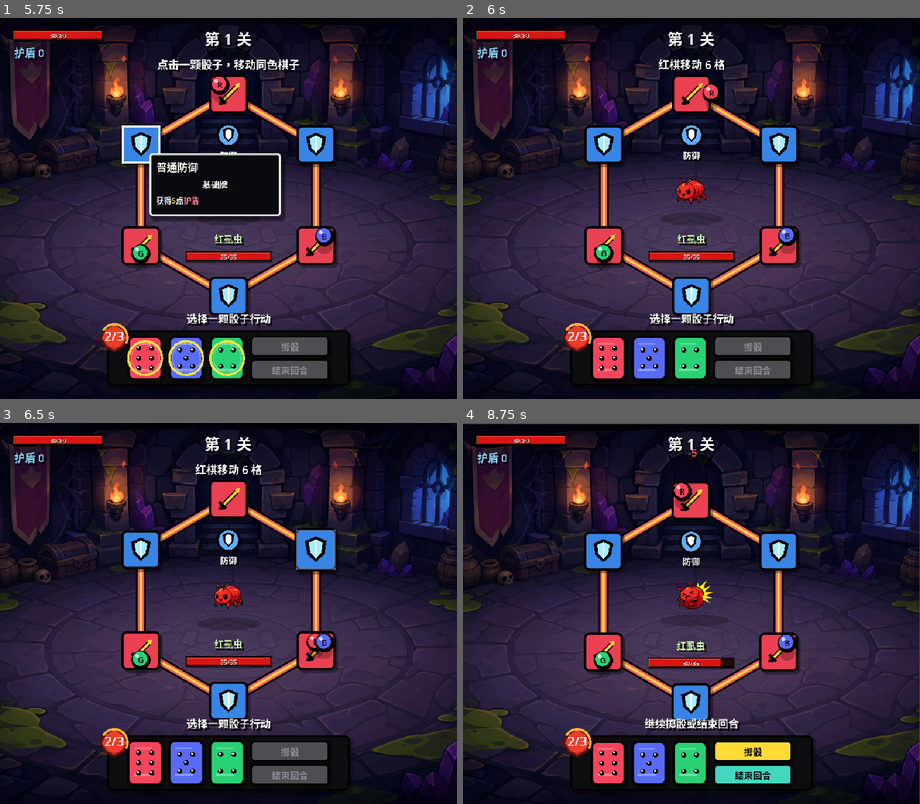
Above: before the commit, frames 1-4 (two rows, left to right).
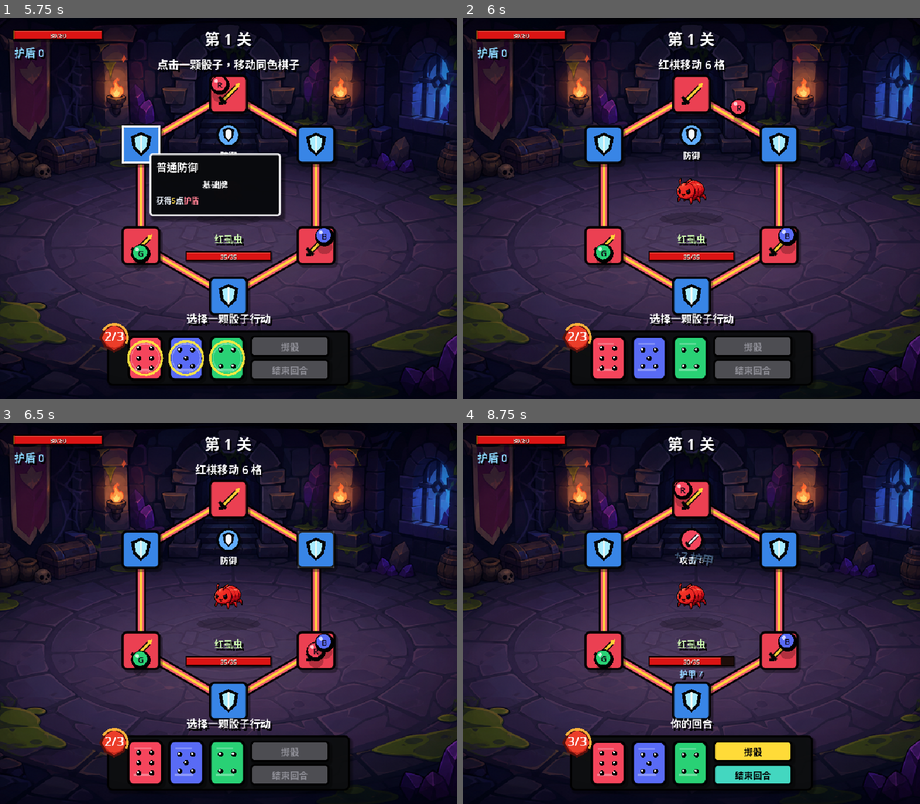
Above: after the commit, the same moments.

Repository: bloodboy326/monopolyrogue
Game: Godot game, scene res://scenes/Main.tscn
Same seed, same stepped clock (60 frames per second), same inputs: the game is played once before the commit and once after it.
Inputs (mouse positions are in pixels of both pictures, inside the frame that each line leads up to):
- Up to frame 1 (5.75 s): click "掷骰" at 0.5 s; move the mouse to (228, 94) at 1.27 s; click (228, 94) at 1.42 s; move the mouse to (315, 143) at 2.02 s; click (315, 143) at 2.17 s; move the mouse to (315, 246) at 2.77 s; click (315, 246) at 2.92 s; move the mouse to (228, 296) at 3.52 s; click (228, 296) at 3.67 s; move the mouse to (141, 246) at 4.27 s; click (141, 246) at 4.42 s; move the mouse to (141, 143) at 5.02 s; click (141, 143) at 5.17 s
- Up to frame 2 (6 s): move the mouse to (609, 357) at 5.77 s; click (609, 357) at 5.92 s
- Up to frame 3 (6.5 s): no input
- Up to frame 4 (8.75 s): move the mouse to (650, 762) at 6.52 s; click (650, 762) at 6.67 s; move the mouse to (691, 762) at 7.27 s; click (691, 762) at 7.42 s; click (750, 773) at 8 s, where only the run after the commit has a clickable "结束回合"

Frame 1 is identical in both runs. In frame 2, 0.3% of the frame differs, in the area x 52-63%, y 17-29%; in frame 3, 0.6%; in frame 4, 9.3%, in the area x 0-100%, y 0-100%.

Commit message:
Speed up pawn movement

Diff:
--- a/scripts/components/PawnMover.gd
+++ b/scripts/components/PawnMover.gd
@@ -2,6 +2,8 @@
 
 signal step_landed(tile_index: int, final_step: bool)
 signal movement_finished(final_index: int)
+
+const MOVE_TIME_SCALE = 1.0 / 1.5
 
 var pawn_color = Color.RED
 var label = "R"
@@ -44,7 +46,7 @@
 func _hop_to(destination: Vector2, final_step: bool) -> void:
 	var start = position
 	var height = 34.0 if final_step else 24.0
-	var duration = 0.24 if final_step else 0.18
+	var duration = (0.24 if final_step else 0.18) * MOVE_TIME_SCALE
 	var tween = create_tween()
 	tween.tween_method(_set_hop.bind(start, destination, height), 0.0, 1.0, duration).set_trans(Tween.TRANS_SINE).set_ease(Tween.EASE_IN_OUT)
 	tween.finished.connect(func() -> void:
@@ -52,10 +54,12 @@
 	)
 
 func _play_squash(final_step: bool) -> void:
+	var squash_in = 0.06 * MOVE_TIME_SCALE
+	var squash_out = 0.16 * MOVE_TIME_SCALE
 	var squash = create_tween()
 	squash.set_parallel(true)
-	squash.tween_property(self, "scale", Vector2(1.22, 0.78), 0.06)
-	squash.tween_property(self, "scale", Vector2(1.0, 1.0), 0.16).set_delay(0.06).set_trans(Tween.TRANS_BACK).set_ease(Tween.EASE_OUT)
+	squash.tween_property(self, "scale", Vector2(1.22, 0.78), squash_in)
+	squash.tween_property(self, "scale", Vector2(1.0, 1.0), squash_out).set_delay(squash_in).set_trans(Tween.TRANS_BACK).set_ease(Tween.EASE_OUT)
 	squash.finished.connect(func() -> void:
 		step_landed.emit(current_index, final_step)
 		steps_left -= 1
